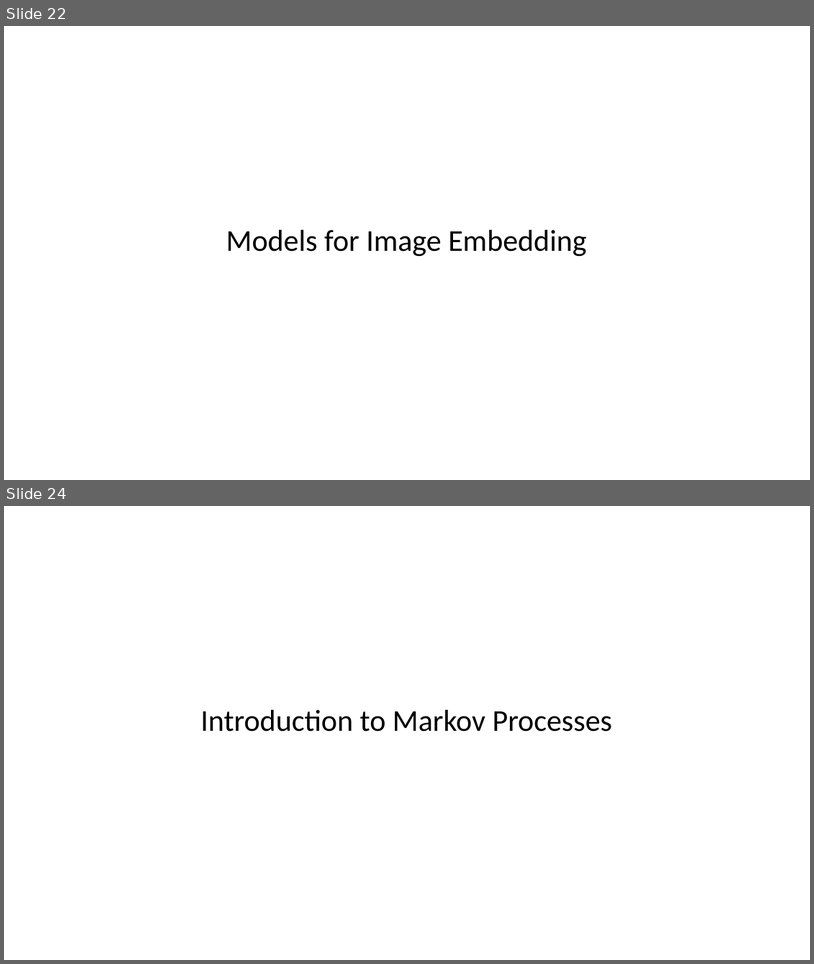
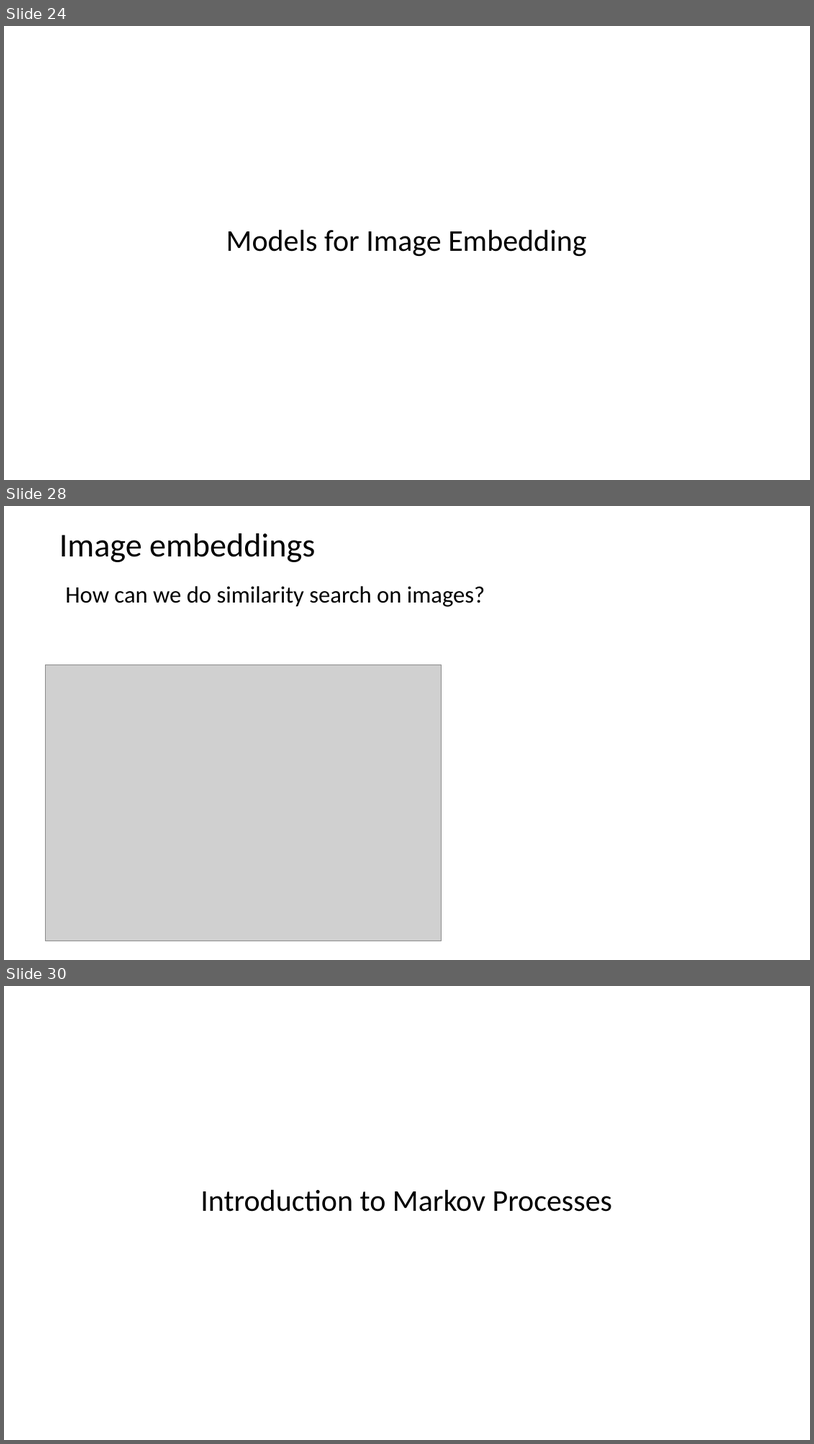
Before and after one commit to harelgabainew/school1, a slide deck: slides/7_DocumentWebSearching.pptx. Shown one above the other, each under a label of ours: slides 22 and 24 before the commit, slides 24, 28 and 30 after it; the slides between them are not shown. The pictures are 814x964 and 814x1444 pixels, drawn with LibreOffice and Linux fonts; fonts in the diff are those of the drawing; grey boxes stand for pictures. Boxes give left, top, right and bottom in pixels: in the first picture for what was removed or moved away, otherwise in the second. Text is boxed around its words. In the diff, an @@ line names an element or a change of style, - is before the commit and + after.

Commit message:
Added embedding slides

```diff
--- a/slides/7_DocumentWebSearching.pptx
+++ b/slides/7_DocumentWebSearching.pptx
@@ slide 28 added at (4, 506, 810, 960), background #FFFFFF @@
@@ title added at (59, 533, 315, 562), 39.6 pt, text #000000 @@
+Image embeddings
@@ text added at (65, 586, 485, 607), 28 pt, text #000000 @@
+How can we do similarity search on images?
@@ picture added at (45, 664, 441, 940) @@
@@ what was slide 22 is now slide 24 @@
@@ what was slide 24 is now slide 30 @@
```
Also in this commit, not shown: 2 slides changed, 5 other slides added.
